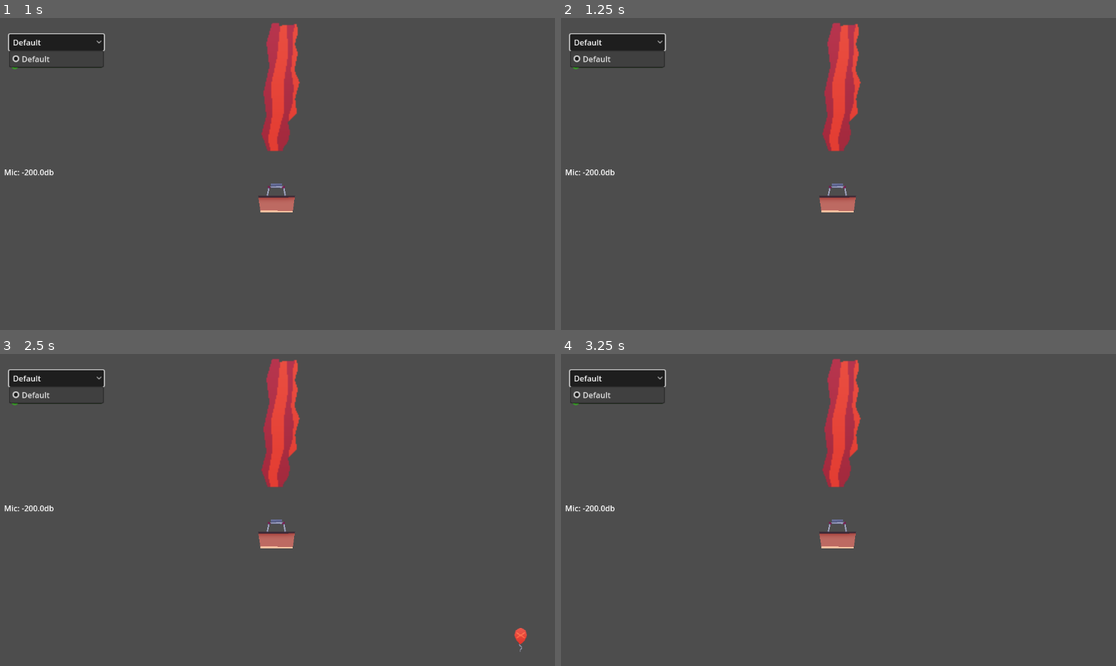
Above: before the commit, frames 1-4 (two rows, left to right).
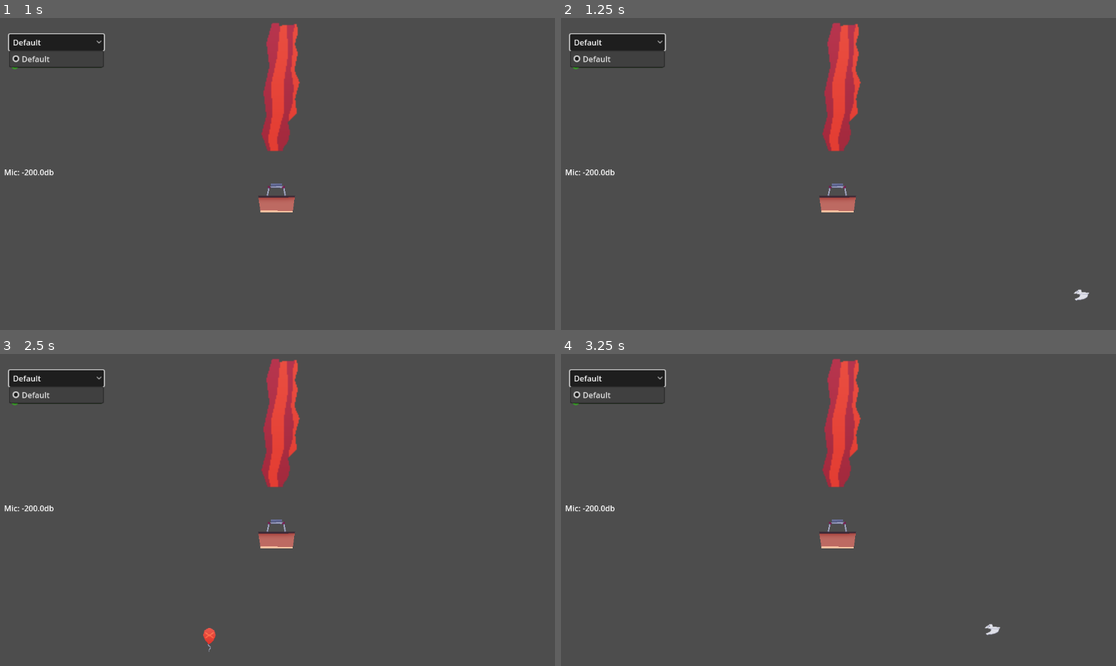
Above: after the commit, the same moments.

Repository: Fabianofski/minijam-191
Game: Godot game, scene res://scenes/game/game.tscn
The game is run twice, just before and just after one commit, with the same random seed, the same clock (stepped at 60 frames per second) and the same inputs.
Inputs (mouse positions are in pixels of both pictures, inside the frame that each line leads up to):
- Up to frame 1 (1 s): click "Default" at 0.5 s
- Up to frame 2 (1.25 s): no input
- Up to frame 3 (2.5 s): click "Default" at 1.25 s; click "Default" at 2 s
- Up to frame 4 (3.25 s): tap Enter at 2.75 s; move the mouse to (960, 491) at 2.77 s

Frame 1 is identical in both runs. In frame 2, less than 0.1% of the frame differs, in the area x 92-96%, y 86-91%; in frame 3, 0.2%, in the area x 36-95%, y 87-96%; in frame 4, less than 0.1%.

Commit message:
Add: decoration and obstacle spawner

Diff:
--- a/scenes/game/game.tscn
+++ b/scenes/game/game.tscn
@@ -1,20 +1,77 @@
-[gd_scene load_steps=5 format=3 uid="uid://ccx0v61gy2iva"]
+[gd_scene load_steps=18 format=3 uid="uid://ccx0v61gy2iva"]
 
 [ext_resource type="PackedScene" uid="uid://o1jhpwkep6qb" path="res://scenes/game/air_balloon/air_balloon.tscn" id="2_0sr1o"]
 [ext_resource type="PackedScene" uid="uid://2yc3fqjjaygw" path="res://scenes/game/mic_control/mic_control_menu.tscn" id="2_7h61r"]
 [ext_resource type="Script" uid="uid://xwmbvvw1e1nt" path="res://scenes/game/obstacles/obstacle_spawner.gd" id="3_0sr1o"]
+[ext_resource type="Script" uid="uid://bgb7upm6p5q20" path="res://scenes/game/obstacles/obstacle_res.gd" id="3_lfrn8"]
+[ext_resource type="PackedScene" uid="uid://divmcwl68styp" path="res://scenes/game/obstacles/clouds/cloud_0.tscn" id="4_2a8rs"]
 [ext_resource type="PackedScene" uid="uid://ctk44t6j570tc" path="res://scenes/game/lose_screen/lose_menu.tscn" id="4_kelw5"]
+[ext_resource type="PackedScene" uid="uid://gdeobq35row7" path="res://scenes/game/obstacles/clouds/cloud_1.tscn" id="5_4j704"]
+[ext_resource type="PackedScene" uid="uid://dt0537aou11yd" path="res://scenes/game/obstacles/clouds/cloud_2.tscn" id="6_kp23o"]
+[ext_resource type="PackedScene" uid="uid://cvwtk3mq6w3p0" path="res://scenes/game/obstacles/clouds/cloud_3.tscn" id="7_5jirj"]
+[ext_resource type="PackedScene" uid="uid://df2edejk6rln2" path="res://scenes/game/obstacles/obstacle.tscn" id="8_4j704"]
+[ext_resource type="PackedScene" uid="uid://bbjlrjxkwkk3r" path="res://scenes/game/obstacles/bird/bird.tscn" id="8_kp23o"]
+
+[sub_resource type="Resource" id="Resource_vaxfo"]
+script = ExtResource("3_lfrn8")
+Prefab = ExtResource("4_2a8rs")
+Min_spawn_delay = 1.0
+Max_spawn_delay = 3.0
+metadata/_custom_type_script = "uid://bgb7upm6p5q20"
+
+[sub_resource type="Resource" id="Resource_ftsea"]
+script = ExtResource("3_lfrn8")
+Prefab = ExtResource("5_4j704")
+Min_spawn_delay = 1.0
+Max_spawn_delay = 3.0
+metadata/_custom_type_script = "uid://bgb7upm6p5q20"
+
+[sub_resource type="Resource" id="Resource_otnwt"]
+script = ExtResource("3_lfrn8")
+Prefab = ExtResource("6_kp23o")
+Min_spawn_delay = 1.0
+Max_spawn_delay = 3.0
+metadata/_custom_type_script = "uid://bgb7upm6p5q20"
+
+[sub_resource type="Resource" id="Resource_3xj4h"]
+script = ExtResource("3_lfrn8")
+Prefab = ExtResource("7_5jirj")
+Min_spawn_delay = 1.0
+Max_spawn_delay = 3.0
+metadata/_custom_type_script = "uid://bgb7upm6p5q20"
+
+[sub_resource type="Resource" id="Resource_kp23o"]
+script = ExtResource("3_lfrn8")
+Prefab = ExtResource("8_4j704")
+Min_spawn_delay = 1.0
+Max_spawn_delay = 3.0
+metadata/_custom_type_script = "uid://bgb7upm6p5q20"
+
+[sub_resource type="Resource" id="Resource_5jirj"]
+script = ExtResource("3_lfrn8")
+Prefab = ExtResource("8_kp23o")
+Min_spawn_delay = 1.0
+Max_spawn_delay = 3.0
+metadata/_custom_type_script = "uid://bgb7upm6p5q20"
 
 [node name="Root" type="Node2D"]
 
 [node name="Camera2D" type="Camera2D" parent="."]
 
-[node name="AirBalloon" parent="." instance=ExtResource("2_0sr1o")]
+[node name="DecorationSpawner" type="Node2D" parent="."]
+position = Vector2(0, 488)
+script = ExtResource("3_0sr1o")
+bounds_x = 500.0
+slots = 8
+obstacles = Array[ExtResource("3_lfrn8")]([SubResource("Resource_vaxfo"), SubResource("Resource_ftsea"), SubResource("Resource_otnwt"), SubResource("Resource_3xj4h")])
 
 [node name="ObstacleSpawner" type="Node2D" parent="."]
 position = Vector2(0, 244)
 script = ExtResource("3_0sr1o")
 bounds_x = 500.0
+obstacles = Array[ExtResource("3_lfrn8")]([SubResource("Resource_kp23o"), SubResource("Resource_5jirj")])
+
+[node name="AirBalloon" parent="." instance=ExtResource("2_0sr1o")]
 
 [node name="MicControlMenu" parent="." instance=ExtResource("2_7h61r")]
 
--- /dev/null
+++ b/scenes/game/obstacles/balloon/balloon.tscn
@@ -0,0 +1,5 @@
+[gd_scene load_steps=2 format=3 uid="uid://ba8nm5wm1pk3s"]
+
+[ext_resource type="PackedScene" uid="uid://df2edejk6rln2" path="res://scenes/game/obstacles/obstacle.tscn" id="1_5bs68"]
+
+[node name="Obstacle" instance=ExtResource("1_5bs68")]
--- /dev/null
+++ b/scenes/game/obstacles/bird/bird.tscn
@@ -0,0 +1,15 @@
+[gd_scene load_steps=4 format=3 uid="uid://bbjlrjxkwkk3r"]
+
+[ext_resource type="PackedScene" uid="uid://df2edejk6rln2" path="res://scenes/game/obstacles/obstacle.tscn" id="1_vth8d"]
+[ext_resource type="Texture2D" uid="uid://cx7ixpdidokq8" path="res://scenes/game/obstacles/bird/bird_spr.png" id="2_an0dm"]
+[ext_resource type="Texture2D" uid="uid://bdvxaxg4daff5" path="res://scenes/game/obstacles/bird/bird_wing_0_spr.png" id="3_tbp7n"]
+
+[node name="Obstacle" instance=ExtResource("1_vth8d")]
+
+[node name="Sprite2D" parent="." index="0"]
+position = Vector2(0, 0)
+texture = ExtResource("2_an0dm")
+
+[node name="Sprite2D" type="Sprite2D" parent="Sprite2D" index="0"]
+position = Vector2(0, 8)
+texture = ExtResource("3_tbp7n")
--- /dev/null
+++ b/scenes/game/obstacles/clouds/cloud_0.tscn
@@ -0,0 +1,13 @@
+[gd_scene load_steps=3 format=3 uid="uid://divmcwl68styp"]
+
+[ext_resource type="Script" uid="uid://dyfdqjg4jigp" path="res://scenes/game/obstacles/obstacle.gd" id="1_lr08q"]
+[ext_resource type="Texture2D" uid="uid://csfw33eeqgb55" path="res://scenes/game/obstacles/clouds/cloud_0.png" id="2_dvdf1"]
+
+[node name="Obstacle" type="Node2D"]
+script = ExtResource("1_lr08q")
+destroy_bounds = -500.0
+speed_multiplier = 30.0
+
+[node name="Sprite2D" type="Sprite2D" parent="."]
+position = Vector2(0, 10)
+texture = ExtResource("2_dvdf1")
--- /dev/null
+++ b/scenes/game/obstacles/clouds/cloud_1.tscn
@@ -0,0 +1,9 @@
+[gd_scene load_steps=3 format=3 uid="uid://gdeobq35row7"]
+
+[ext_resource type="PackedScene" uid="uid://divmcwl68styp" path="res://scenes/game/obstacles/clouds/cloud_0.tscn" id="1_dlcsa"]
+[ext_resource type="Texture2D" uid="uid://1cffvys1mp6f" path="res://scenes/game/obstacles/clouds/cloud_1.png" id="2_wfk6p"]
+
+[node name="Obstacle" instance=ExtResource("1_dlcsa")]
+
+[node name="Sprite2D" parent="." index="0"]
+texture = ExtResource("2_wfk6p")
--- /dev/null
+++ b/scenes/game/obstacles/clouds/cloud_2.tscn
@@ -0,0 +1,9 @@
+[gd_scene load_steps=3 format=3 uid="uid://dt0537aou11yd"]
+
+[ext_resource type="PackedScene" uid="uid://gdeobq35row7" path="res://scenes/game/obstacles/clouds/cloud_1.tscn" id="1_drou8"]
+[ext_resource type="Texture2D" uid="uid://yve31fp6wedx" path="res://scenes/game/obstacles/clouds/cloud_2.png" id="2_ba4ww"]
+
+[node name="Obstacle" instance=ExtResource("1_drou8")]
+
+[node name="Sprite2D" parent="." index="0"]
+texture = ExtResource("2_ba4ww")
--- /dev/null
+++ b/scenes/game/obstacles/clouds/cloud_3.tscn
@@ -0,0 +1,9 @@
+[gd_scene load_steps=3 format=3 uid="uid://cvwtk3mq6w3p0"]
+
+[ext_resource type="PackedScene" uid="uid://dt0537aou11yd" path="res://scenes/game/obstacles/clouds/cloud_2.tscn" id="1_xjsfb"]
+[ext_resource type="Texture2D" uid="uid://dq1yecl1u07if" path="res://scenes/game/obstacles/clouds/cloud_3.png" id="2_d6pvo"]
+
+[node name="Obstacle" instance=ExtResource("1_xjsfb")]
+
+[node name="Sprite2D" parent="." index="0"]
+texture = ExtResource("2_d6pvo")
--- a/scenes/game/obstacles/obstacle.tscn
+++ b/scenes/game/obstacles/obstacle.tscn
@@ -1,7 +1,7 @@
 [gd_scene load_steps=4 format=3 uid="uid://df2edejk6rln2"]
 
 [ext_resource type="Script" uid="uid://dyfdqjg4jigp" path="res://scenes/game/obstacles/obstacle.gd" id="1_gsu56"]
-[ext_resource type="Texture2D" uid="uid://cqkp8hh1a05lm" path="res://scenes/game/obstacles/obstacle_balloon_spr.png" id="1_l4brk"]
+[ext_resource type="Texture2D" uid="uid://cqkp8hh1a05lm" path="res://scenes/game/obstacles/balloon/obstacle_balloon_spr.png" id="1_l4brk"]
 
 [sub_resource type="CircleShape2D" id="CircleShape2D_gsu56"]
 radius = 16.0312
--- /dev/null
+++ b/scenes/game/obstacles/obstacle_res.gd
@@ -0,0 +1,6 @@
+extends Resource
+class_name Obstacle
+
+@export var Prefab: PackedScene
+@export var Min_spawn_delay: float
+@export var Max_spawn_delay: float
--- a/scenes/game/obstacles/obstacle_spawner.gd
+++ b/scenes/game/obstacles/obstacle_spawner.gd
@@ -1,33 +1,33 @@
 extends Node2D
 
-@onready var obstacle = load("res://scenes/game/obstacles/obstacle.tscn")
 @export var bounds_x: float
 @export var slots: int = 12
-@export var min_spawn_delay: float = 1.0
-@export var max_spawn_delay: float = 3.0
+@export var obstacles: Array[Obstacle]
 
 var rng = RandomNumberGenerator.new()
 var positions: Array = []
-var spawn_timer: Timer
 
 func _ready() -> void:
 	rng.randomize()
 	refill_positions()
-	spawn_timer = Timer.new()
-	spawn_timer.one_shot = true
-	add_child(spawn_timer)
-	spawn_timer.timeout.connect(spawn_new_obstacle)
-	start_spawn_timer()
+	for obstacle in obstacles:
+		var spawn_timer = Timer.new()
+		spawn_timer.one_shot = true
+		add_child(spawn_timer)
+		spawn_timer.timeout.connect(func(): spawn_new_obstacle(obstacle, spawn_timer))
+		start_spawn_timer(obstacle, spawn_timer)
 
-func spawn_new_obstacle() -> void:
+func spawn_new_obstacle(obstacle: Obstacle, spawn_timer: Timer) -> void:
 	if positions.is_empty():
 		refill_positions()
-	var obs = obstacle.instantiate()
+	var obs = obstacle.Prefab.instantiate()
 	obs.position.x = positions.pop_front()
 	add_child(obs)
-	start_spawn_timer()
+	start_spawn_timer(obstacle, spawn_timer)
 
-func start_spawn_timer() -> void:
+func start_spawn_timer(obstacle: Obstacle, spawn_timer: Timer) -> void:
+	var min_spawn_delay = obstacle.Min_spawn_delay
+	var max_spawn_delay = obstacle.Max_spawn_delay
 	spawn_timer.wait_time = rng.randf_range(min_spawn_delay, max_spawn_delay)
 	spawn_timer.start()
 
Renamed: scenes/game/obstacles/obstacle_balloon_spr.png -> scenes/game/obstacles/balloon/obstacle_balloon_spr.png
Not shown, changed: scenes/game/obstacles/balloon/obstacle_balloon_spr.png.import
Renamed: scenes/game/obstacles/bird_spr.png -> scenes/game/obstacles/bird/bird_spr.png
Not shown, changed: scenes/game/obstacles/bird/bird_spr.png.import
Renamed: scenes/game/obstacles/bird_wing_0_spr.png -> scenes/game/obstacles/bird/bird_wing_0_spr.png
Not shown, added: scenes/game/obstacles/bird/bird_wing_0_spr.png.import
Renamed: scenes/game/obstacles/bird_wing_1_spr.png -> scenes/game/obstacles/bird/bird_wing_1_spr.png
Not shown, added: scenes/game/obstacles/bird/bird_wing_1_spr.png.import
Renamed: sprites/decoration/cloud_0.png -> scenes/game/obstacles/clouds/cloud_0.png
Not shown, changed: scenes/game/obstacles/clouds/cloud_0.png.import
Renamed: sprites/decoration/cloud_1.png -> scenes/game/obstacles/clouds/cloud_1.png
Not shown, added: scenes/game/obstacles/clouds/cloud_1.png.import
(and 5 more such lines)
